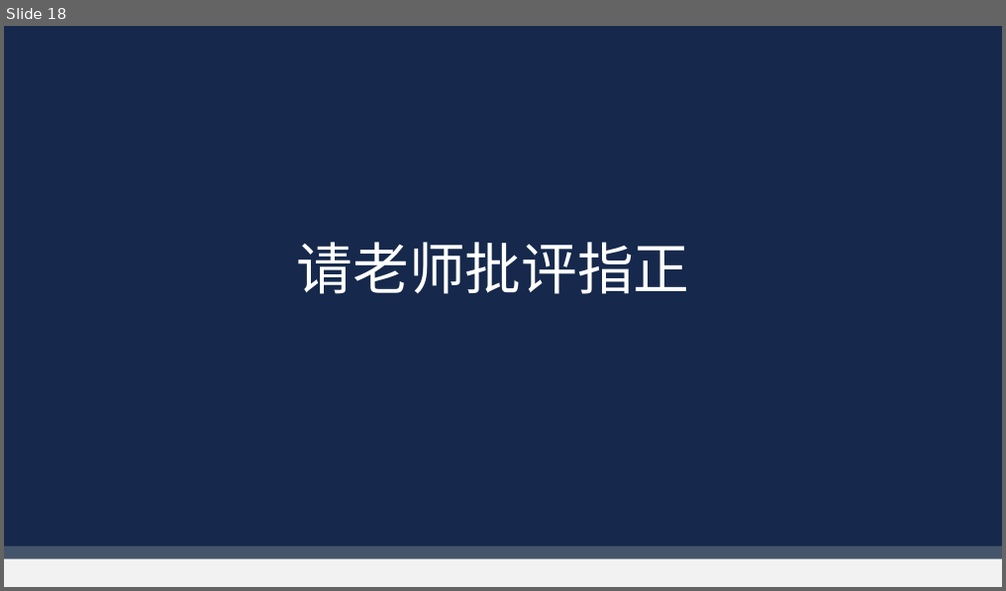
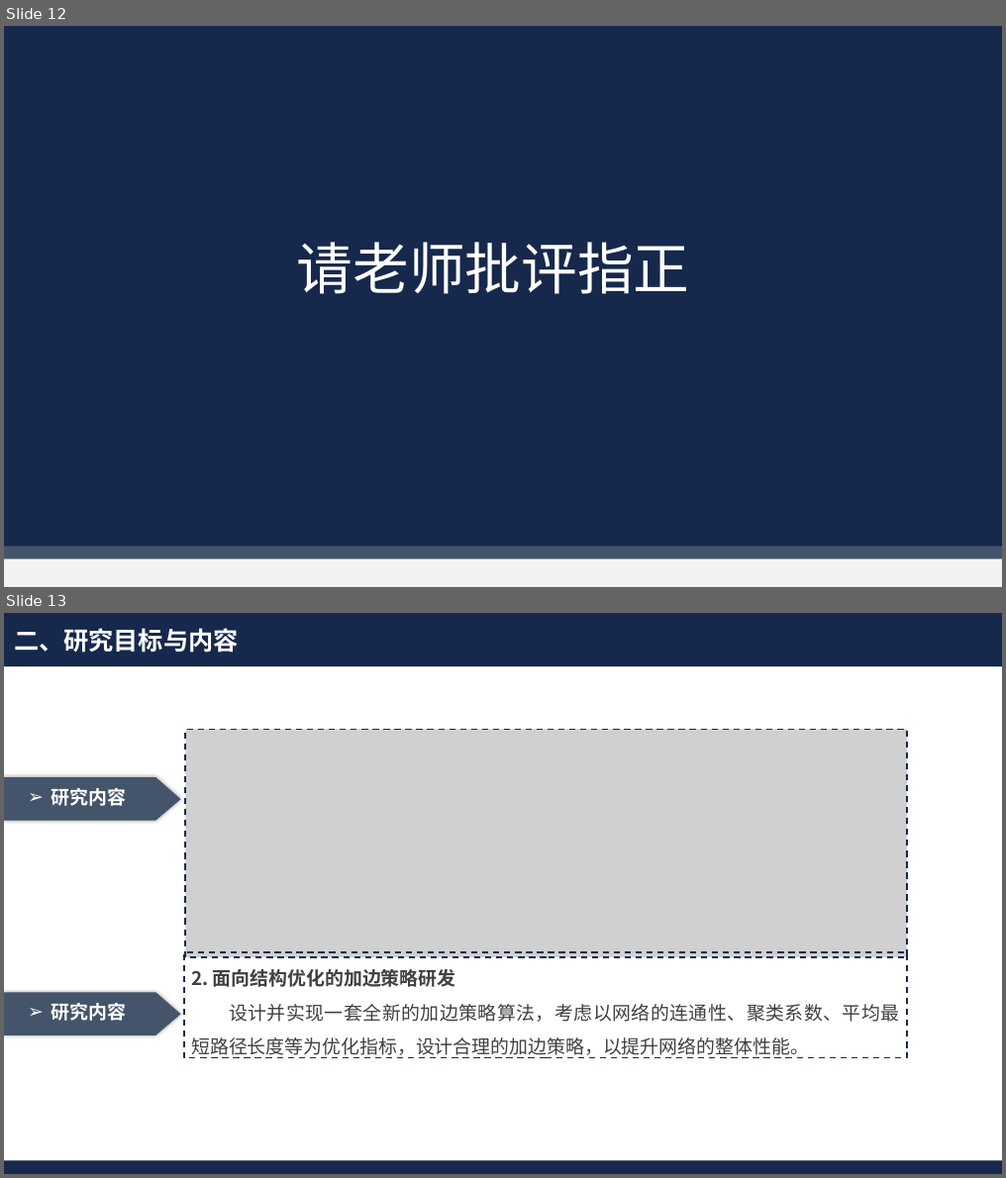
Before and after one commit to Akihi7777/day-day-up, a slide deck: 毕业近在咫尺/开题答辩.pptx. Shown one above the other, each under a label of ours: slide 18 before the commit, slides 12 and 13 after it. The pictures are 1006x591 and 1006x1178 pixels, drawn with LibreOffice and Linux fonts; fonts in the diff are those of the drawing; grey boxes stand for pictures; background and template pictures are left out. Boxes give left, top, right and bottom in pixels: in the first picture for what was removed or moved away, otherwise in the second. Text is boxed around its words. In the diff, an @@ line names an element or a change of style, - is before the commit and + after.

```diff
--- a/毕业近在咫尺/开题答辩.pptx
+++ b/毕业近在咫尺/开题答辩.pptx
@@ slide 13 added at [4, 613, 1002, 1174], background #FFFFFF @@
@@ rectangle added at [4, 613, 1002, 666], fill #16294C @@
@@ text added at [14, 628, 239, 653], 24 pt, text #FFFFFF, bold @@
+二、研究目标与内容
@@ picture added at [185, 729, 907, 958] @@
@@ freeform shape added at [4, 777, 180, 820], fill #44546A @@
@@ text added at [52, 788, 127, 806], 18 pt, text #FFFFFF, bold @@
+➢ 研究内容
@@ rectangle added at [183, 953, 907, 1059], outline #16294C 1.5 pt dashed, 18 pt, text #404040 @@
+2. 面向结构优化的加边策略研发
+设计并实现一套全新的加边策略算法，考虑以网络的连通性、聚类系数、平均最短路径长度等为优化指标，设计合理的加边策略，以提升网络的整体性能。
@@ freeform shape added at [4, 992, 180, 1035], fill #44546A @@
@@ text added at [52, 1003, 127, 1021], 18 pt, text #FFFFFF, bold @@
+➢ 研究内容
@@ rectangle added at [4, 1161, 1002, 1174], fill #16294C @@
@@ what was slide 18 is now slide 12 @@
```
Also in this commit, not shown: 7 slides changed, 4 other slides added, 9 slides removed, 1 other file.
